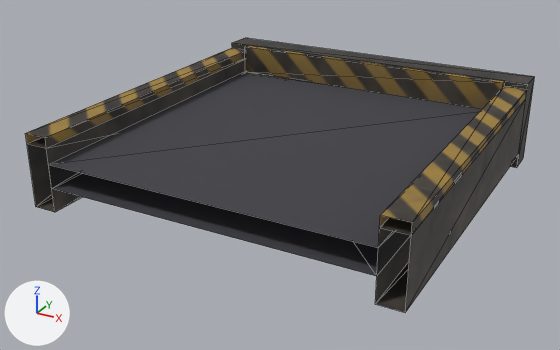
The glTF model arte/modelos/logistica/esteira/esteira_fim/esteira_fim.glb, before and after one commit.
Both versions are drawn from a 50 mm camera at (0.839, -1.667, 0.844) aimed at (-0.036, -0.076, 0.048). The lights are fixed; the arrows at lower left show +X, +Y and +Z. The first picture is the older version. Mesh edges are drawn as thin lines. Vertices at exactly the same position are counted once.

Names of what the first picture shows: 'esteira_fim'.
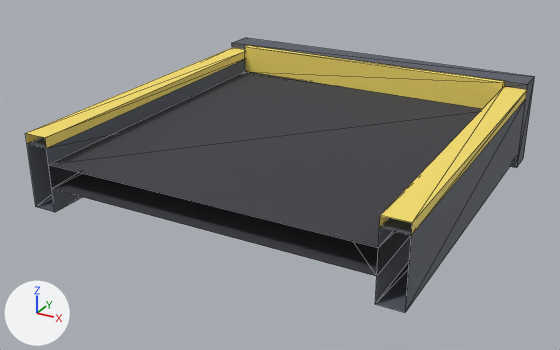
The change, as a list of edits to the scene's bpy script:
```text
Add mat_p_metal:
    mat_p_metal = principled_material('P_Metal')
    mat_p_metal.base_color = (0.42, 0.46, 0.52)  # light grey #adb5bf
    mat_p_metal.metallic = 0.3
Add mat_p_faixa:
    mat_p_faixa = principled_material('P_Faixa')
    mat_p_faixa.base_color = (0.95, 0.75, 0.15)  # yellow #f9e16c
    mat_p_faixa.roughness = 0.7
Add mat_p_escuro:
    mat_p_escuro = principled_material('P_Escuro')
    mat_p_escuro.base_color = (0.1, 0.11, 0.14)  # dark grey #595d69
    mat_p_escuro.roughness = 0.7
Change me_esteira_fim_corpo:
    where me_esteira_fim_corpo.from_pydata(...)  # 70 vertices, 100 faces; spans x -0.46..0.46, y -0.5..0.46, z 0.0..0.24
    used by ob_esteira_fim; location = (0.0, 0.0, 0.0)
    me_esteira_fim_corpo part 1: 28 of the faces centred in x -0.46..0.46, y -0.207..0.46, z 0.0..0.24 switch from mat_esteira_fim_tex (picture img_esteira_fim_tex) to mat_p_escuro (dark grey #595d69)
    me_esteira_fim_corpo part 2: 8 of the faces centred in x -0.133..0.133, y 0.36..0.38, z 0.16..0.24 switch from mat_esteira_fim_tex (picture img_esteira_fim_tex) to mat_p_faixa (yellow #f9e16c)
    me_esteira_fim_corpo part 3: 5 of the faces centred in x -0.46..-0.4, y 0.087..0.373, z 0.187..0.225 switch from mat_esteira_fim_tex (picture img_esteira_fim_tex) to mat_p_faixa (yellow #f9e16c)
    me_esteira_fim_corpo part 4: 5 of the faces centred in x 0.4..0.46, y 0.087..0.373, z 0.187..0.225 switch from mat_esteira_fim_tex (picture img_esteira_fim_tex) to mat_p_faixa (yellow #f9e16c)
    me_esteira_fim_corpo part 5: 3 of the faces centred in x -0.46..-0.4, y -0.207, z 0.208..0.225 switch from mat_esteira_fim_tex (picture img_esteira_fim_tex) to mat_p_faixa (yellow #f9e16c)
    me_esteira_fim_corpo part 6: 3 of the faces centred in x 0.4..0.46, y -0.207, z 0.208..0.225 switch from mat_esteira_fim_tex (picture img_esteira_fim_tex) to mat_p_faixa (yellow #f9e16c)
    me_esteira_fim_corpo part 7: texture (UV) coordinates of 100 of 100 faces, centred in x -0.46..0.46, y -0.207..0.46, z 0.0..0.24, changed; they spanned u 0.0..1.0, v 0.0..1.0 and now span u 0.0..1.0, v 0.0..0.88
    add me_esteira_fim_corpo.materials.append(mat_p_metal)  # light grey #adb5bf
```

What differs and where, as boxes (x1, y1, x2, y2) in the pictures (560 x 350 px):
'esteira_fim', recoloured, surface changed (lighter)
    both: (25, 38, 534, 313)
part 1 of me_esteira_fim_corpo, recoloured
    both: (27, 38, 534, 313)
part 2 of me_esteira_fim_corpo, recoloured (lighter)
    both: (245, 45, 505, 109)
part 3 of me_esteira_fim_corpo, recoloured
    both: (29, 48, 245, 141)
part 4 of me_esteira_fim_corpo, recoloured
    both: (413, 82, 527, 230)
part 5 of me_esteira_fim_corpo, recoloured
    both: (25, 51, 245, 148)
part 6 of me_esteira_fim_corpo, recoloured (lighter)
    both: (379, 87, 523, 236)
part 7 of me_esteira_fim_corpo, surface changed (lighter)
    both: (25, 38, 534, 313)
